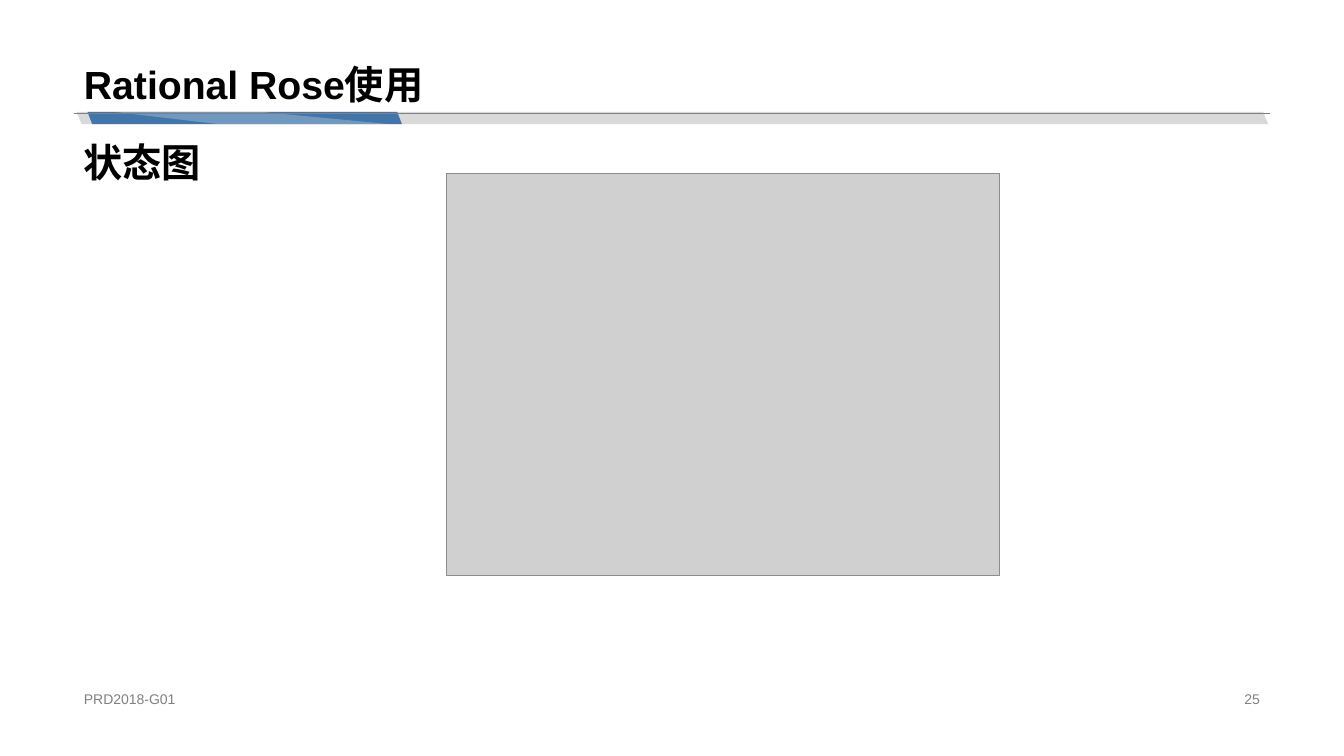
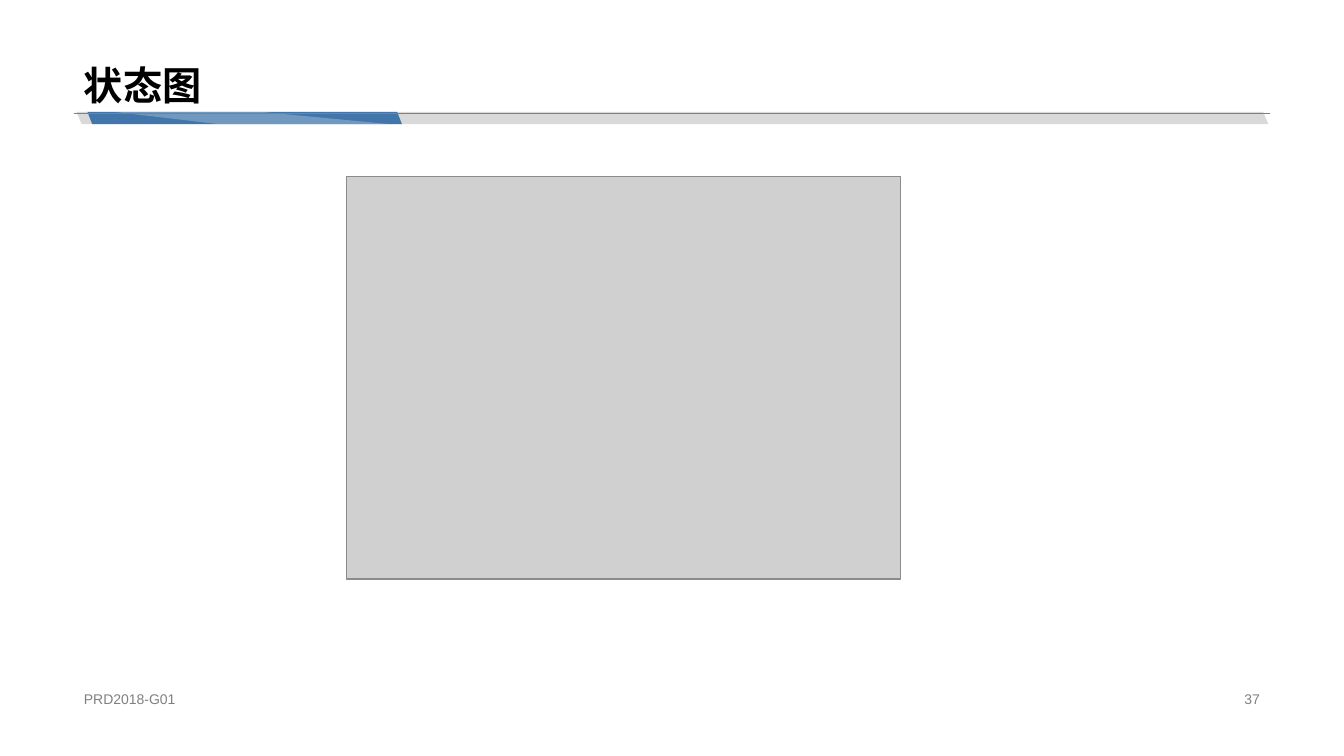
Before and after one commit to cchello/PRD2018-G01, a slide deck: slide 37 of 非受控文档/章奇妙/PRD2018-G01-UML工具：Rational Rose.pptx (slide 25 before the commit). Drawn at 1344x756 pixels with LibreOffice and Linux fonts; fonts in the diff are those of the drawing; grey boxes stand for pictures. Boxes give left, top, right and bottom in pixels: in the first picture for what was removed or moved away, otherwise in the second. Text is boxed around its words. In the diff, an @@ line names an element or a change of style, - is before the commit and + after.

```diff
--- a/非受控文档/章奇妙/PRD2018-G01-UML工具：Rational Rose.pptx
+++ b/非受控文档/章奇妙/PRD2018-G01-UML工具：Rational Rose.pptx
@@ title at [84, 66, 201, 104]: text changed @@
-Rational Rose使用
+状态图
@@ text removed at [83, 143, 200, 181] @@
-状态图
@@ picture: place and size @@
-picture at [447, 173, 1000, 576]
+picture at [347, 177, 900, 580]
@@ page number at [1244, 694, 1260, 704]: text changed @@
-25
+37
```
Also in this commit, not shown: 24 other slides changed, 20 slides added, 2 slides removed.
